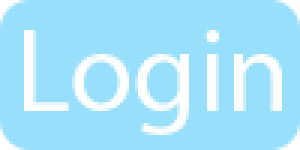
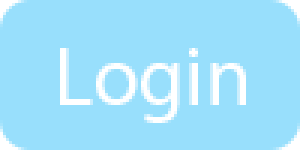
Revision of a layered 300 x 150 image; what changed, layer by layer:
painted on "Login" over [24, 30, 282, 135]
